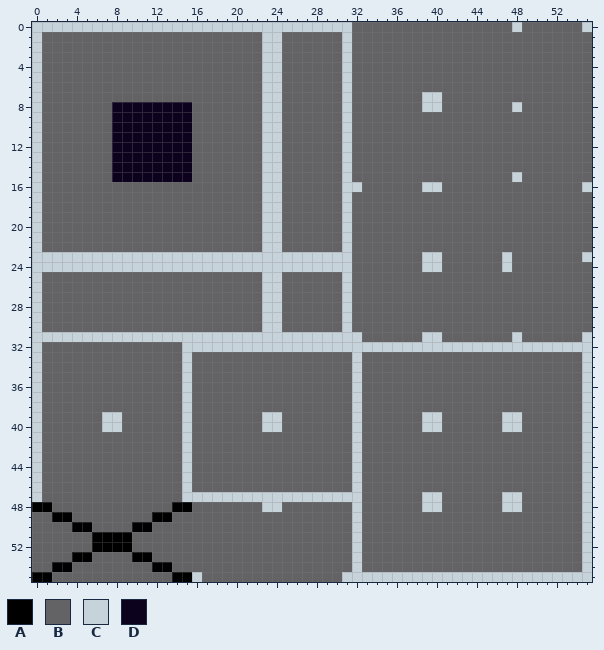
Two states of a pixel-art sprite, Assets/Sprites/Tiles/Metal_v2_.png. The picture above is the old version.
The file is 56x56 pixels.
Palette (. is transparent): A #000000  B #636264  C #c7d3da  D #0d021e
Pixels before (only the part around the change), first column x 0:
 0 CCCCCCCCCCCCCCCCCCCCCCCCCCCCCCCCBBBBBBBBBBBBBBBBCBBBBBBC
 1 CBBBBBBBBBBBBBBBBBBBBBBCCBBBBBBCBBBBBBBBBBBBBBBBBBBBBBBB
 2 CBBBBBBBBBBBBBBBBBBBBBBCCBBBBBBCBBBBBBBBBBBBBBBBBBBBBBBB
 3 CBBBBBBBBBBBBBBBBBBBBBBCCBBBBBBCBBBBBBBBBBBBBBBBBBBBBBBB
 4 CBBBBBBBBBBBBBBBBBBBBBBCCBBBBBBCBBBBBBBBBBBBBBBBBBBBBBBB
 5 CBBBBBBBBBBBBBBBBBBBBBBCCBBBBBBCBBBBBBBBBBBBBBBBBBBBBBBB
 6 CBBBBBBBBBBBBBBBBBBBBBBCCBBBBBBCBBBBBBBBBBBBBBBBBBBBBBBB
 7 CBBBBBBBBBBBBBBBBBBBBBBCCBBBBBBCBBBBBBBCCBBBBBBBBBBBBBBB
 8 CBBBBBBBDDDDDDDDBBBBBBBCCBBBBBBCBBBBBBBCCBBBBBBBCBBBBBBB
 9 CBBBBBBBDDDDDDDDBBBBBBBCCBBBBBBCBBBBBBBBBBBBBBBBBBBBBBBB
10 CBBBBBBBDDDDDDDDBBBBBBBCCBBBBBBCBBBBBBBBBBBBBBBBBBBBBBBB
11 CBBBBBBBDDDDDDDDBBBBBBBCCBBBBBBCBBBBBBBBBBBBBBBBBBBBBBBB
12 CBBBBBBBDDDDDDDDBBBBBBBCCBBBBBBCBBBBBBBBBBBBBBBBBBBBBBBB
13 CBBBBBBBDDDDDDDDBBBBBBBCCBBBBBBCBBBBBBBBBBBBBBBBBBBBBBBB
14 CBBBBBBBDDDDDDDDBBBBBBBCCBBBBBBCBBBBBBBBBBBBBBBBBBBBBBBB
15 CBBBBBBBDDDDDDDDBBBBBBBCCBBBBBBCBBBBBBBBBBBBBBBBCBBBBBBB
16 CBBBBBBBBBBBBBBBBBBBBBBCCBBBBBBCCBBBBBBCCBBBBBBBBBBBBBBC
17 CBBBBBBBBBBBBBBBBBBBBBBCCBBBBBBCBBBBBBBBBBBBBBBBBBBBBBBB
18 CBBBBBBBBBBBBBBBBBBBBBBCCBBBBBBCBBBBBBBBBBBBBBBBBBBBBBBB
19 CBBBBBBBBBBBBBBBBBBBBBBCCBBBBBBCBBBBBBBBBBBBBBBBBBBBBBBB
20 CBBBBBBBBBBBBBBBBBBBBBBCCBBBBBBCBBBBBBBBBBBBBBBBBBBBBBBB
21 CBBBBBBBBBBBBBBBBBBBBBBCCBBBBBBCBBBBBBBBBBBBBBBBBBBBBBBB
22 CBBBBBBBBBBBBBBBBBBBBBBCCBBBBBBCBBBBBBBBBBBBBBBBBBBBBBBB
23 CCCCCCCCCCCCCCCCCCCCCCCCCCCCCCCCBBBBBBBCCBBBBBBCBBBBBBBC
24 CCCCCCCCCCCCCCCCCCCCCCCCCCCCCCCCBBBBBBBCCBBBBBBCBBBBBBBB
25 CBBBBBBBBBBBBBBBBBBBBBBCCBBBBBBCBBBBBBBBBBBBBBBBBBBBBBBB
26 CBBBBBBBBBBBBBBBBBBBBBBCCBBBBBBCBBBBBBBBBBBBBBBBBBBBBBBB
27 CBBBBBBBBBBBBBBBBBBBBBBCCBBBBBBCBBBBBBBBBBBBBBBBBBBBBBBB
28 CBBBBBBBBBBBBBBBBBBBBBBCCBBBBBBCBBBBBBBBBBBBBBBBBBBBBBBB
29 CBBBBBBBBBBBBBBBBBBBBBBCCBBBBBBCBBBBBBBBBBBBBBBBBBBBBBBB
30 CBBBBBBBBBBBBBBBBBBBBBBCCBBBBBBCBBBBBBBBBBBBBBBBBBBBBBBB
31 CCCCCCCCCCCCCCCCCCCCCCCCCCCCCCCCCBBBBBBCCBBBBBBBCBBBBBBC
32 CBBBBBBBBBBBBBBCCCCCCCCCCCCCCCCCCCCCCCCCCCCCCCCCCCCCCCCC
33 CBBBBBBBBBBBBBBCBBBBBBBBBBBBBBBBCBBBBBBBBBBBBBBBBBBBBBBC
34 CBBBBBBBBBBBBBBCBBBBBBBBBBBBBBBBCBBBBBBBBBBBBBBBBBBBBBBC
35 CBBBBBBBBBBBBBBCBBBBBBBBBBBBBBBBCBBBBBBBBBBBBBBBBBBBBBBC
36 CBBBBBBBBBBBBBBCBBBBBBBBBBBBBBBBCBBBBBBBBBBBBBBBBBBBBBBC
37 CBBBBBBBBBBBBBBCBBBBBBBBBBBBBBBBCBBBBBBBBBBBBBBBBBBBBBBC
38 CBBBBBBBBBBBBBBCBBBBBBBBBBBBBBBBCBBBBBBBBBBBBBBBBBBBBBBC
39 CBBBBBBCCBBBBBBCBBBBBBBCCBBBBBBBCBBBBBBCCBBBBBBCCBBBBBBC
40 CBBBBBBCCBBBBBBCBBBBBBBCCBBBBBBBCBBBBBBCCBBBBBBCCBBBBBBC
41 CBBBBBBBBBBBBBBCBBBBBBBBBBBBBBBBCBBBBBBBBBBBBBBBBBBBBBBC
42 CBBBBBBBBBBBBBBCBBBBBBBBBBBBBBBBCBBBBBBBBBBBBBBBBBBBBBBC
43 CBBBBBBBBBBBBBBCBBBBBBBBBBBBBBBBCBBBBBBBBBBBBBBBBBBBBBBC
44 CBBBBBBBBBBBBBBCBBBBBBBBBBBBBBBBCBBBBBBBBBBBBBBBBBBBBBBC
45 CBBBBBBBBBBBBBBCBBBBBBBBBBBBBBBBCBBBBBBBBBBBBBBBBBBBBBBC
46 CBBBBBBBBBBBBBBCBBBBBBBBBBBBBBBBCBBBBBBBBBBBBBBBBBBBBBBC
47 CBBBBBBBBBBBBBBCCCCCCCCCCCCCCCCCCBBBBBBCCBBBBBBCCBBBBBBC
48 AABBBBBBBBBBBBAABBBBBBBCCBBBBBBBCBBBBBBCCBBBBBBCCBBBBBBC
49 BBAABBBBBBBBAABBBBBBBBBBBBBBBBBBCBBBBBBBBBBBBBBBBBBBBBBC
50 BBBBAABBBBAABBBBBBBBBBBBBBBBBBBBCBBBBBBBBBBBBBBBBBBBBBBC
51 BBBBBBAAAABBBBBBBBBBBBBBBBBBBBBBCBBBBBBBBBBBBBBBBBBBBBBC
52 BBBBBBAAAABBBBBBBBBBBBBBBBBBBBBBCBBBBBBBBBBBBBBBBBBBBBBC
53 BBBBAABBBBAABBBBBBBBBBBBBBBBBBBBCBBBBBBBBBBBBBBBBBBBBBBC
54 BBAABBBBBBBBAABBBBBBBBBBBBBBBBBBCBBBBBBBBBBBBBBBBBBBBBBC
55 AABBBBBBBBBBBBAACBBBBBBBBBBBBBBCCCCCCCCCCCCCCCCCCCCCCCCC
The same view after the edit:
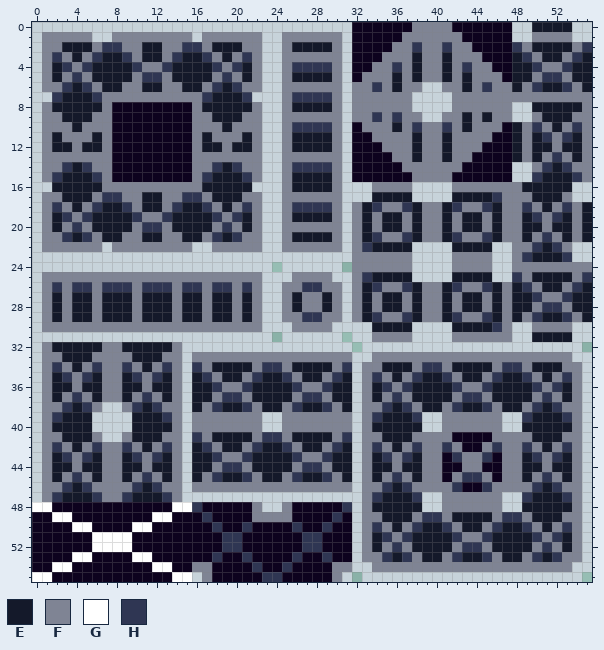
Colours new in this view: E #14192a  F #7f8494  G #ffffff  H #2f3653
The commit says: Rock + Metal Tilemaps
Difference:
Changed rows in their new state; - is an unchanged pixel.
first column x 0:
 0 --------------------------------DDDDDDFFFFDDDDDD-CEEEEC-
 1 -FFFFFCCFFFFFFFFCFFFFFF--FFFFFF-DDDDDFFFFFFDDDDDCCFFFFCC
 2 -FFEEEFHHFFEEFFHHFEEEFF--FEEEEF-DDDDFFHFFHFFDDDDHFEEEEFH
 3 -FHFEFHEEHFEEFHEEHFEFHF--FFFFFF-DDDFFFEFFEFFFDDDEHFEEFHE
 4 -FEHFHEEEEHFFHEEEEHFHEF--FHHHHF-DDFFHFEFFEFHFFDDEEHFFHEE
 5 -FEFHFEEEEFHHFEEEEFHFEF--FEEEEF-DFFFEFEFFEFEFFFDEEFHHFEE
 6 -FFHEHFEEFFEEFFEEFHEHFF--FFFFFF-FFHFEFFCCFFEFHFFEFHEEHFE
 7 -CHEEEHFFFFFFFFFFHEEEHC--FHHHHF-FFFFFFC--CFFFFFFFFFFFFFF
 8 -FEEEEEF--------FEEEEEF--FEEEEF-FFFFFFC--CFFFFFF-CEEEEEF
 9 -FFEEEFF--------FFEEEFF--FFFFFF-FFHFHFFCCFFEFEFFCCFEEEFF
10 -FFFEFFF--------FFFEFFF--FHHHHF-DFFFEFHFFHFEFFFDEFHFEFHF
11 -FEFFFEF--------FEFFFEF--FEEEEF-DDFFFFEFFEFFFFDDEFEHFHEF
12 -FEEFEEF--------FEEFEEF--FEEEEF-DDDFFFEFFEFFFDDDEFEEFEEF
13 -FFFFFFF--------FFFFFFF--FFFFFF-DDDDFFEFFEFFDDDDEFEFHFEF
14 -FFHEHFF--------FFHEHFF--FHHHHF-DDDDDFFFFFFDDDDDCCFHEHFF
15 -FHEEEHF--------FHEEEHF--FEEEEF-DDDDDDFFFFDDDDDD-CHEEEHF
16 -CEEEEEFFFFFFFFFFEEEEEC--FEEEEF--CFFFFC--CFFFFFFFEEEEEC-
17 -FFEEEFHHFFEEFFHHFEEEFF--FFFFFF-CCEEEECCCCEEEEHFFFEEEFCC
18 -FHFEFHEEHFEEFHEEHFEFHF--FHHHHF-FEHFFHEFFEHFFHEFFHFEFHFE
19 -FEHFHEEEEHFFHEEEEHFHEF--FEEEEF-FEFEEFEFFEFEEFEFFEHFHEFE
20 -FEFHFEEEEFHHFEEEEFHFEF--FFFFFF-FEFEEFEFFEFEEFEFFEEFEEFE
21 -FFHEHFEEFFEEFFEEFHEHFF--FEEEEF-FEHFFHEFFEHFFHEFFEFHFEFE
22 -FFFFFFCFFFFFFFFCCFFFFF--FFFFFF-FHEEEECCCCEEEECCFFHEHFCC
23 --------------------------------FFFFFFC--CFFFFC-FHEEEHC-
24 ------------------------.------.FFFFFFC--CFFFFC-FFFFFFFF
25 -FFFFFFFFFFFFFFFFFFFFFF--CFFFFC-FHEEEECCCCEEEECCHFEEEEFH
26 -FHFHHFHHHFHHHFHHFHHFHF--FFHHFF-FEHFFHEFFEHFFHEFEHFEEFHE
27 -FEFEEFEEEFEEEFEEFEEFEF--FEFFEF-FEFEEFEFFEFEEFEFEEHFFHEE
28 -FEFEEFEEEFEEEFEEFEEFEF--FEFFEF-FEFEEFEFFEFEEFEFEEFHHFEE
29 -FEFEEFEEEFEEEFEEFEEFEF--FFHHFF-FEHFFHEFFEHFFHEFEFHEEHFE
30 -FFFFFFFFFFFFFFFFFFFFFF--CFFFFC-CCEEEECCCCEEEEHFCCFFFFCC
31 ------------------------.------.-CFFFFC--CFFFFFF-CEEEEC-
32 -FEEEEEFFEEEEEF-----------------.----------------------.
33 -FFEEEFFFFEEEFF-FFFFFFFFFFFFFFFF-CFFFFFFFFFFFFFFFFFFFFC-
34 -FHFEFHFFHFEFHF-HFEEEEFHHFEEEEFH-FFEEEFHHFEEEEFHHFEEEFF-
35 -FEHFHEFFEHFHEF-EHFEEFHEEHFEEFHE-FHFEFHEEHFEEFHEEHFEFHF-
36 -FEEFEEFFEEFEEF-EEHFFHEEEEHFFHEE-FEHFHEEEEHFFHEEEEHFHEF-
37 -FEFHFEFFEFHFEF-EEFHHFEEEEFHHFEE-FEFHFEEEEFHHFEEEEFHFEF-
38 -FFHEHFCCFHEHFF-EFHEEHFEEFHEEHFE-FFHEHFEEFHEEHFEEFHEHFF-
39 -FHEEEC--CEEEHF-FFFFFFF--FFFFFFF-FHEEEH--FFFFFF--HEEEHF-
40 -FEEEEC--CEEEEF-FFFFFFF--FFFFFFF-FEEEEE--FFFFFF--EEEEEF-
41 -FFEEEFCCFEEEFF-HFEEEEFHHFEEEEFH-FFEEEFFFFDDDDFFFFEEEFF-
42 -FHFEFHFFHFEFHF-EHFEEFHEEHFEEFHE-FHFEFHFFHFDDFHFFHFEFHF-
43 -FEHFHEFFEHFHEF-EEHFFHEEEEHFFHEE-FEHFHEFFDHFFHDFFEHFHEF-
44 -FEEFEEFFEEFEEF-EEFHHFEEEEFHHFEE-FEEFEEFFDDFFDDFFEEFEEF-
45 -FEFHFEFFEFHFEF-EFHEEHFEEFHEEHFE-FEFHFEFFDFHHFDFFEFHFEF-
46 -FFHEHFFFFHEHFF-FFFFFFFFFFFFFFFF-FFHEHFFFFHDDHFFFFHEHFF-
47 -FHEEEHFFHEEEHF------------------FHEEEH--FFFFFF--HEEEHF-
48 GGDDDDDDDDDDDDGGHDDDDDF--FDDDDDH-FEEEEE--FFFFFF--EEEEEF-
49 DDGGDDDDDDDDGGDDDHDDDDFFFFDDDDHD-FFEEEFHHFEEEEFHHFEEEFF-
50 DDDDGGDDDDGGDDDDDDHDDHDDDDHDDHDD-FHFEFHEEHFEEFHEEHFEFHF-
51 DDDDDDGGGGDDDDDDDDDHHDDDDDDHHDDD-FEHFHEEEEHFFHEEEEHFHEF-
52 DDDDDDGGGGDDDDDDDDDHHDDDDDDHHDDD-FEFHFEEEEFHHFEEEEFHFEF-
53 DDDDGGDDDDGGDDDDDDHDDHDDDDHDDHDD-FFHEHFEEFHEEHFEEFHEHFF-
54 DDGGDDDDDDDDGGDDFFDDDDHDDHDDDDFF-CFFFFFFFFFFFFFFFFFFFFC-
55 GGDDDDDDDDDDDDGG-FDDDDDHHDDDDDF-.----------------------.
Where, in picture pixels (left, top, right, bottom), the same in both pictures:
changed: (32, 22, 592, 582)
